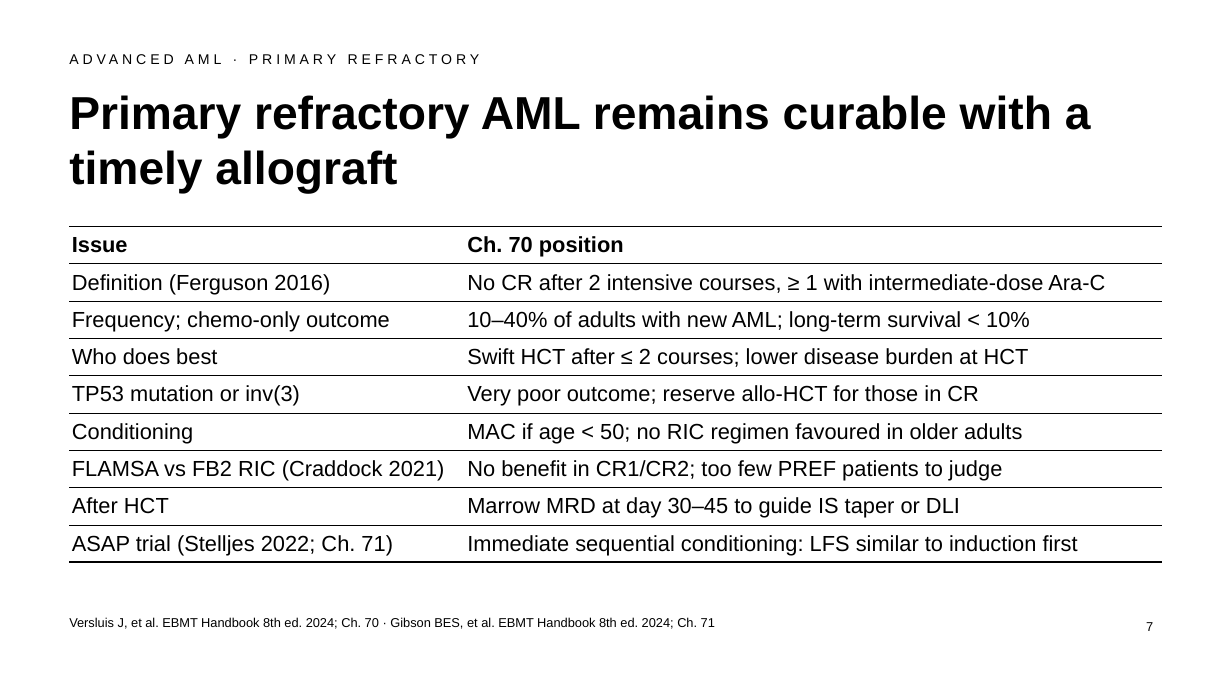
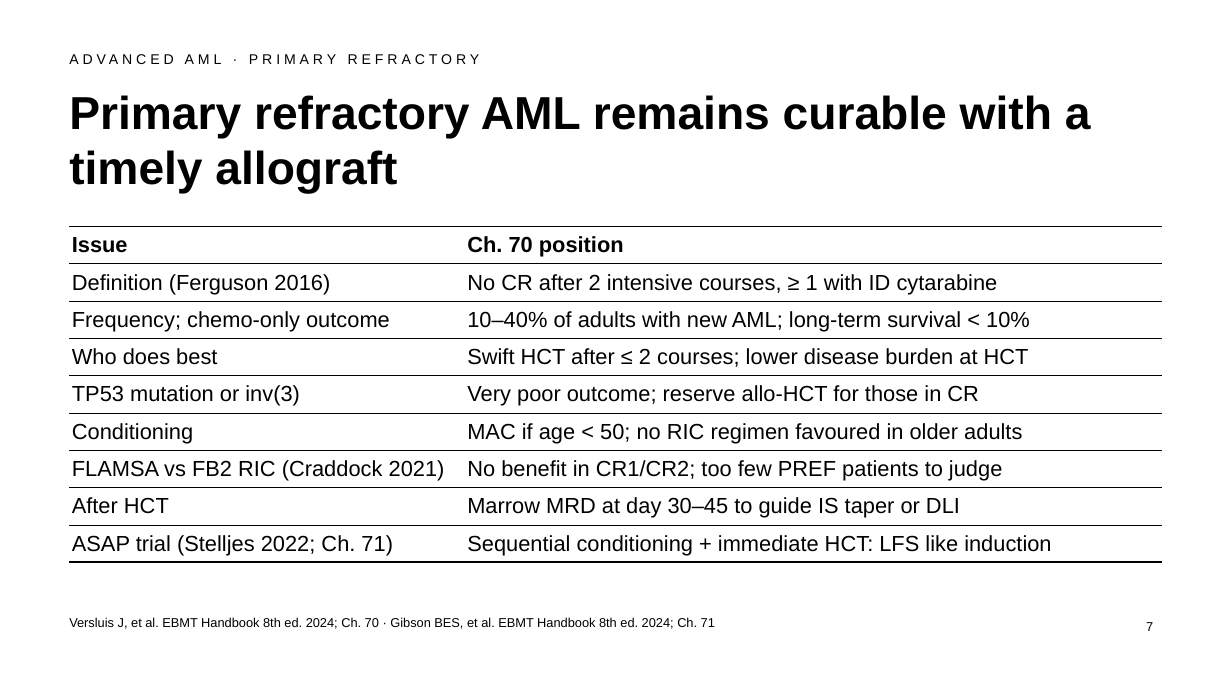
Before and after one commit to htlin222/ebmt-handbook-skill, a slide deck: slide 7 of slides/decks/s15-aml-all.pptx. Drawn at 1232x693 pixels with LibreOffice and Linux fonts; fonts in the diff are those of the drawing. Boxes give left, top, right and bottom in pixels: in the first picture for what was removed or moved away, otherwise in the second. Text is boxed around its words. In the diff, an @@ line names an element or a change of style, - is before the commit and + after.

```diff
--- a/slides/decks/s15-aml-all.pptx
+++ b/slides/decks/s15-aml-all.pptx
@@ table at box(69, 226, 1163, 560) @@
-row 2, column 2: No CR after 2 intensive courses, ≥ 1 with intermediate-dose Ara-C
+row 2, column 2: No CR after 2 intensive courses, ≥ 1 with ID cytarabine
-row 9, column 2: Immediate sequential conditioning: LFS similar to induction first
+row 9, column 2: Sequential conditioning + immediate HCT: LFS like induction
```
Also in this commit, not shown: 5 other slides changed, 24 other files.
